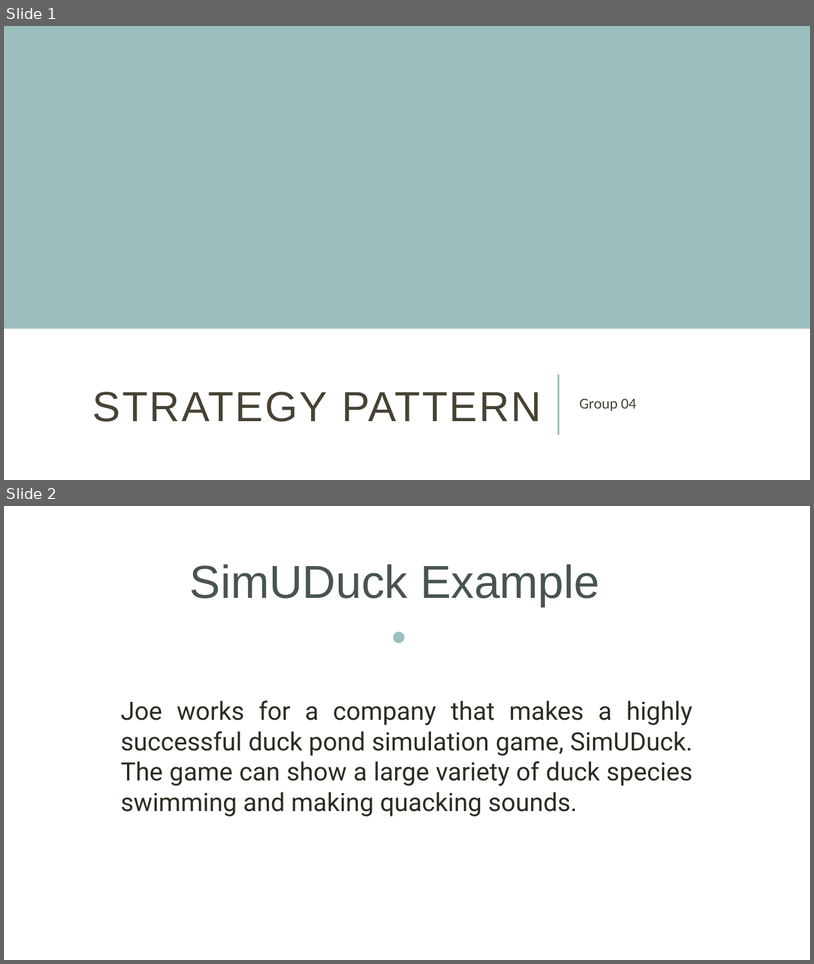
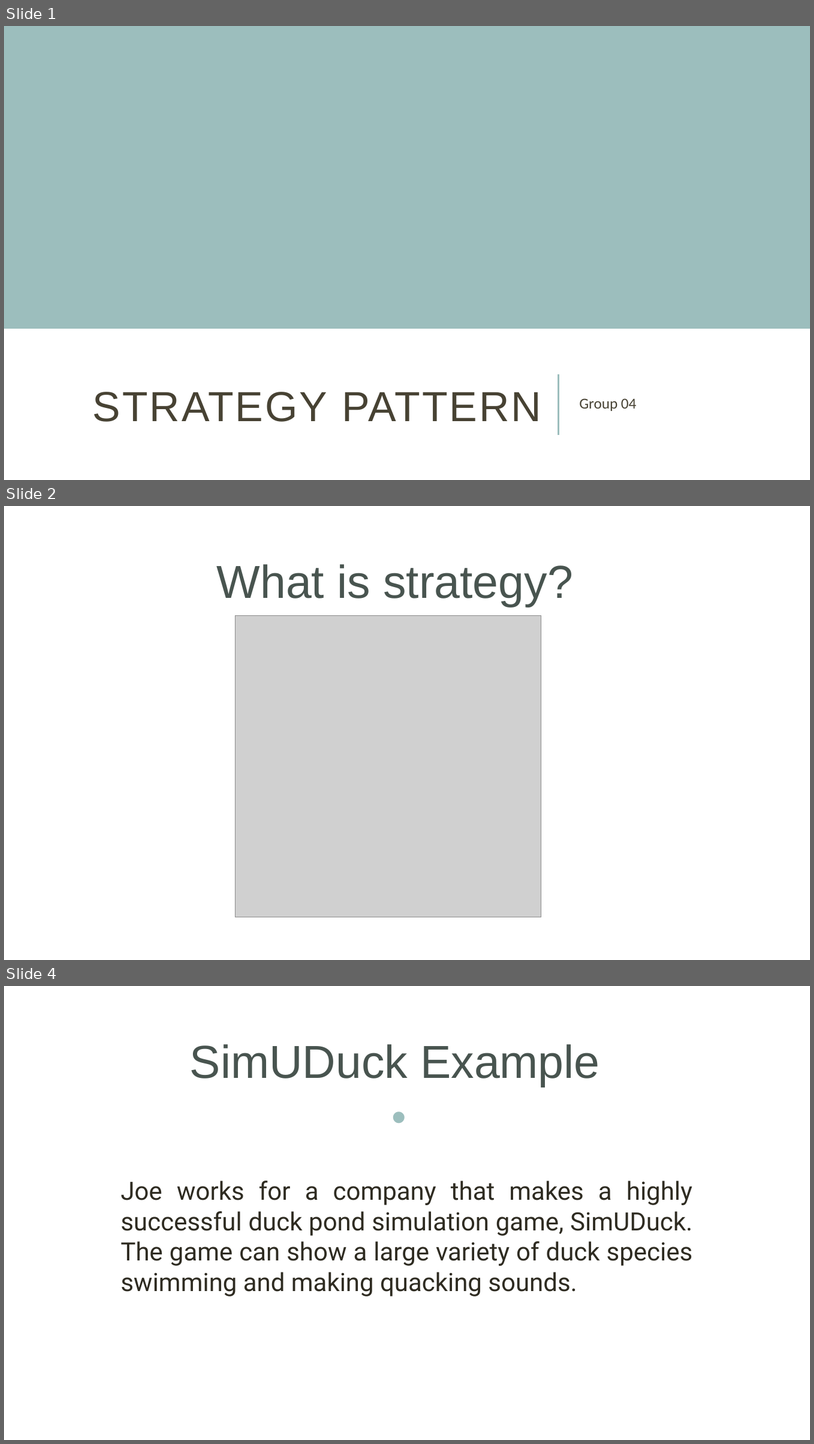
Before and after one commit to ntninh18/crossy-road, a slide deck: seminar/StrategyPattern.pptx. Shown one above the other, each under a label of ours: slides 1 and 2 before the commit, slides 1, 2 and 4 after it; the slides between them are not shown. The pictures are 814x964 and 814x1444 pixels, drawn with LibreOffice and Linux fonts; fonts in the diff are those of the drawing; grey boxes stand for pictures. Boxes give left, top, right and bottom in pixels: in the first picture for what was removed or moved away, otherwise in the second. Text is boxed around its words. In the diff, an @@ line names an element or a change of style, - is before the commit and + after.

```diff
--- a/seminar/StrategyPattern.pptx
+++ b/seminar/StrategyPattern.pptx
@@ slide 2 added at box(4, 506, 810, 960), background #FFFFFF @@
@@ text added at box(217, 564, 573, 607), 55 pt, text #48544F @@
+What is strategy?
@@ picture added at box(235, 615, 541, 917) @@
@@ what was slide 2 is now slide 4 @@
```
Also in this commit, not shown: 2 slides changed, 12 other slides added, 1 slide removed.
